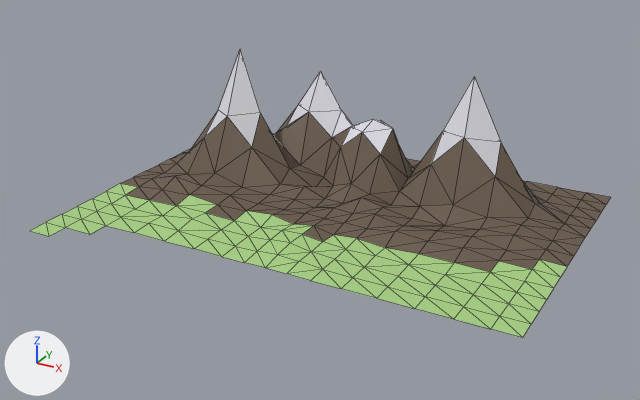
What one commit did to the OBJ model resources/models/one side.obj.
Before and after are seen from a 50 mm camera at (17.5, -28.0, 16.7) aimed at (0.3, 3.2, 1.1). The lights are fixed; the arrows at lower left show +X, +Y and +Z. Mesh edges are drawn as thin lines. Where no turn or scale is listed for an object, it has been applied to the vertices.

Names of what the first picture shows: 'one side'.
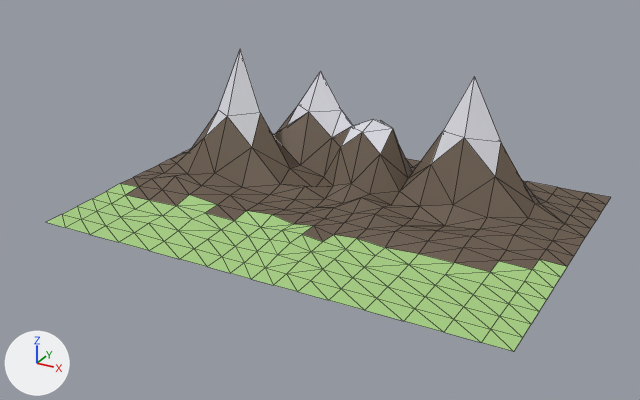
The newer file is also turned or shifted as a whole; pictures and numbers use the older file's frame.

Scene script edits in JSON lines:
```json
{"block": "me_one_side", "where": "# used by ob_one_side; location = (0.0, 0.0, 0.0)"}
{"op": "remove", "block": "me_one_side", "code": "me_one_side.from_pydata(...)  # 260 vertices, 454 faces; spans x -10.3..11.0, y -3.7..12.2, z 0.0..6.3"}
{"op": "add", "block": "me_one_side", "code": "me_one_side.from_pydata(...)  # 272 vertices, 480 faces; spans x -10.3..11.0, y -2.7..12.2, z 0.0..6.3"}
{"block": "me_one_side", "change": "me_one_side part 1"}
{"block": "me_one_side", "change": "2 vertices are removed from x -10.3..-9.1, y -3.7, z 0.0"}
{"block": "me_one_side", "change": "2 faces are deleted"}
{"block": "me_one_side", "change": "14 new vertices lie (0.0, -1.0, 0.0) away from vertices in x -6.1..11.0, y -1.7, z 0.0"}
{"block": "me_one_side", "change": "28 new faces join them, mat_zemin (green #a8d184)"}
```

Where the change shows, as pixel boxes (x1, y1, x2, y2) in the pictures (640 x 400 px):
```json
{"object": "one side", "change": "reshaped", "before": [30, 49, 611, 338], "after": [47, 49, 611, 351]}
{"part": 1, "of": "me_one_side", "change": "built on", "before": [30, 222, 65, 236], "after": [90, 226, 522, 351]}
```
